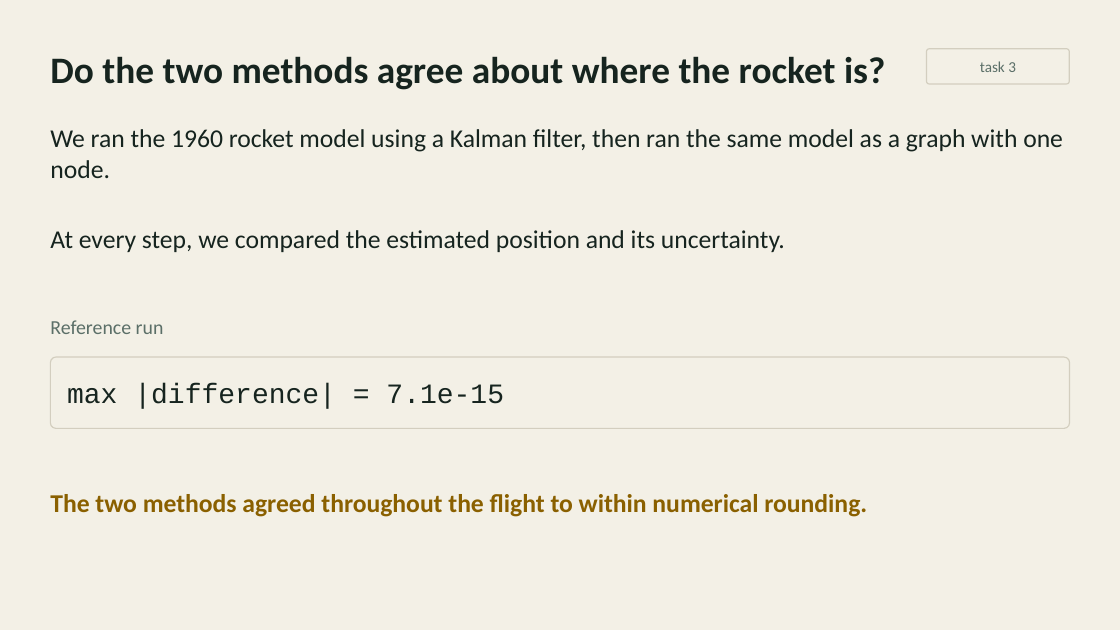
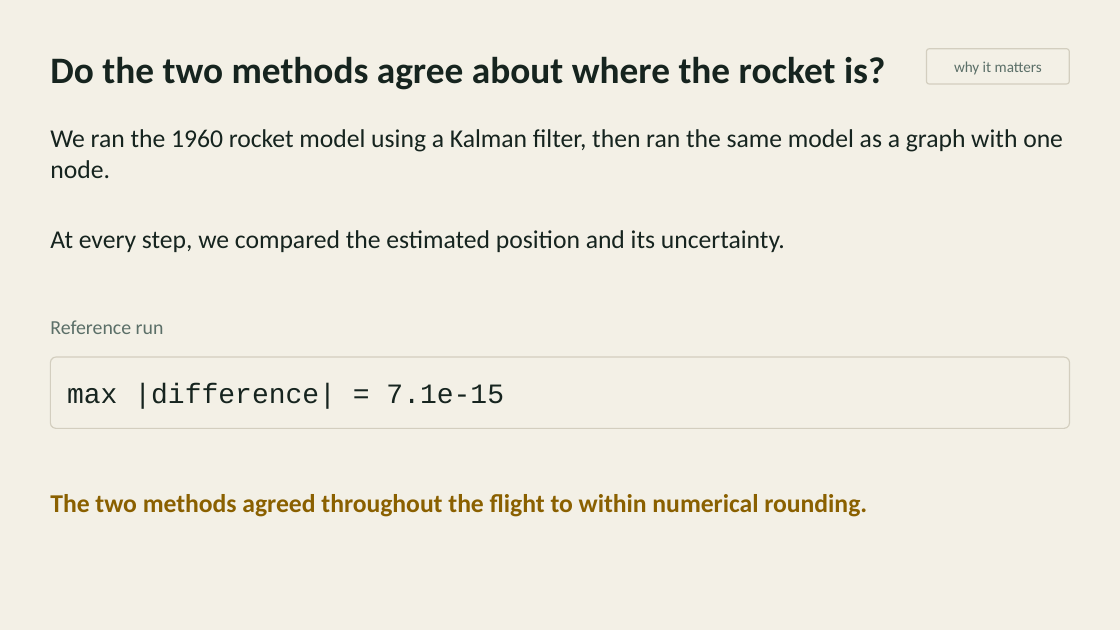
Before and after one commit to inferogenesis/cpomdp-workshop, a slide deck: slide 19 of deck/cpomdp_symposium_2026.pptx (slide 20 before the commit). Drawn at 1120x630 pixels with LibreOffice and Linux fonts; fonts in the diff are those of the drawing. Boxes give left, top, right and bottom in pixels: in the first picture for what was removed or moved away, otherwise in the second. Text is boxed around its words. In the diff, an @@ line names an element or a change of style, - is before the commit and + after.

```diff
--- a/deck/cpomdp_symposium_2026.pptx
+++ b/deck/cpomdp_symposium_2026.pptx
@@ text in rounded rectangle at <box>954,61,1042,75</box>: text changed @@
-task 3
+why it matters
```
Also in this commit, not shown: 5 other slides changed, 3 slides added, 4 slides removed, 5 other files.
